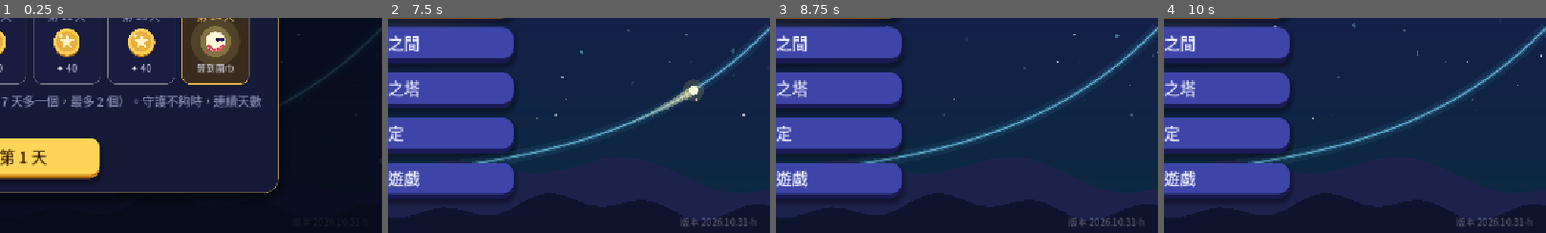
Above: before the commit, frames 1-4 (left to right).
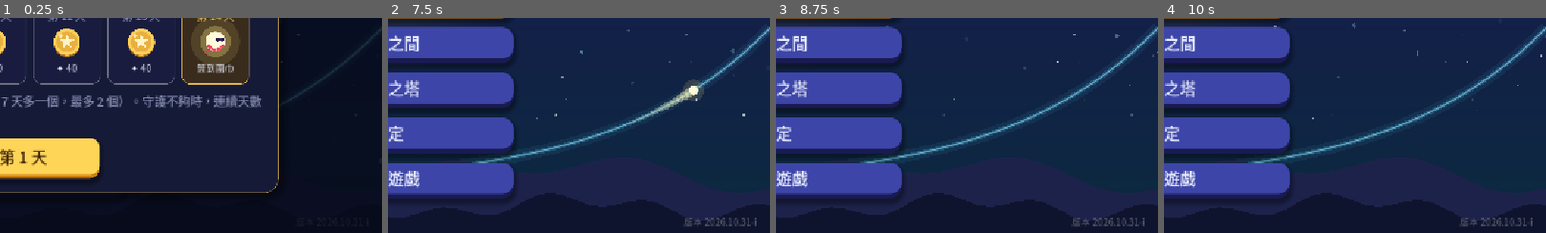
Above: after the commit, the same moments.

Repository: sam2068csie/light-spirit-journey
Game: Godot game, scene res://main_menu.tscn
Same seed, same stepped clock (60 frames per second), same inputs: the game is played once before the commit and once after it.
Inputs (mouse positions are % of the whole screen's width and height, from its top left):
- Up to frame 1 (0.25 s): no input
- Up to frame 2 (7.5 s): click "開始冒險" at 0.5 s; click "開始冒險" at 1.25 s; click "修煉之間" at 2 s; click "終焉之塔" at 2.75 s; click "設定" at 3.5 s; click "離開遊戲" at 4.25 s; click "每日任務" at 5 s; click "光靈扭蛋" at 5.75 s; click "光靈衣櫃" at 6.5 s; click "✕" at 7.25 s
- Up to frame 3 (8.75 s): tap Enter at 8 s; drag from (50, 50) to (60, 28) at 8.02 s
- Up to frame 4 (10 s): drag from (30, 55) to (45, 70) at 8.77 s; move the mouse to (60, 28) at 9.52 s; hold Right from 9.53 s (still down); tap 9 at 9.6 s
The pictures show only the part of the screen within x 50-100%, y 50-100%; the shares and areas given below are measured in that part.

The runs differ from the first frame. In frame 2, 0.4% of the frame differs, in the area x 76-97%, y 92-97%; in frame 3, 0.4%; in frame 4, 0.4%.

Commit message:
觀念卡片：根號統一寫成 √{…}（小測說明的 √3/3 等） (BUILD 2026.10.31-i)
Co-Authored-By: Claude Opus 5.5 <noreply@anthropic.com>
Claude-Session: https://claude.ai/code/session_01RombajUyooAJ6yvir5uviP

Diff:
--- a/data/concepts_trig.gd
+++ b/data/concepts_trig.gd
@@ -151,7 +151,7 @@
 				 "check": {"q": "斜率 m₁、m₂ 的兩直線夾 30°，m₁、m₂ 要滿足？",
 					"opts": ["\\frac{|m₂ − m₁|}{|1 + m₁m₂|} = \\frac{√{3}}{3}", "\\frac{|m₂ − m₁|}{|1 + m₁m₂|} = √{3}",
 						"\\frac{|m₂ − m₁|}{|1 − m₁m₂|} = \\frac{√{3}}{3}", "m₁m₂ = −1"], "a": 0,
-					"why": "tan 30° = √3/3，夾角公式的分母是 1 + m₁m₂。√3 是 60° 的 tan；m₁m₂ = −1 是垂直（90°）。", "hint": "先想 tan 30° 是多少，再看分母的符號。"}},
+					"why": "tan 30° = √{3}/3，夾角公式的分母是 1 + m₁m₂。√{3} 是 60° 的 tan；m₁m₂ = −1 是垂直（90°）。", "hint": "先想 tan 30° 是多少，再看分母的符號。"}},
 			]
 		"G6":
 			return [
@@ -174,7 +174,7 @@
 				 "check": {"q": "tan θ = 1/2，sin 2θ = ？", "opts": ["4/5", "1/2", "3/5"], "a": 0,
 					"why": "2t ÷ (1 + t²) = 1 ÷ (5/4) = 4/5。", "hint": "t = 1/2，代入 2t/(1 + t²)。"}},
 				{"kind": "order", "title": "拼出解題流程", "tag": "思考", "glyph": "→",
-				 "prompt": "90° < θ < 135°，化簡 √(1 + sin 2θ) + √(1 − sin 2θ)",
+				 "prompt": "90° < θ < 135°，化簡 √{1 + sin 2θ} + √{1 − sin 2θ}",
 				 "steps": ["1 ± sin 2θ 化成完全平方：(sin θ ± cos θ)²", "開根號變成絕對值：|sin θ + cos θ| + |sin θ − cos θ|",
 					"判斷範圍：sin θ + cos θ > 0、sin θ − cos θ > 0", "去絕對值：(sin θ + cos θ) + (sin θ − cos θ)", "= 2 sin θ"],
 				 "pre": [[], [0], [1], [2], [3]],
@@ -188,30 +188,30 @@
 		"G7":
 			return [
 				{"title": "疊合公式", "tag": "公式", "glyph": "r",
-				 "formulas": ["a sin x + b cos x = ?{r sin(x + φ)}", "r = ?{√(a² + b²)}", "cos φ = ?{\\frac{a}{r}}，sin φ = ?{\\frac{b}{r}}"],
+				 "formulas": ["a sin x + b cos x = ?{r sin(x + φ)}", "r = ?{√{a² + b²}}", "cos φ = ?{\\frac{a}{r}}，sin φ = ?{\\frac{b}{r}}"],
 				 "notes": ["點 (a, b) 到原點的距離是 r，方向角是 ?{φ}", "也可以寫成 r cos(x − θ)：cos θ = b/r、sin θ = ?{a/r}"],
-				 "check": {"q": "3 sin x + 4 cos x 的 r = ？", "opts": ["5", "7", "√7"], "a": 0,
-					"why": "√(9 + 16) = 5。", "hint": "r = √(a² + b²)，不是 a + b。"}},
+				 "check": {"q": "3 sin x + 4 cos x 的 r = ？", "opts": ["5", "7", "√{7}"], "a": 0,
+					"why": "√{9 + 16} = 5。", "hint": "r = √{a² + b²}，不是 a + b。"}},
 				{"title": "φ 在哪個象限", "tag": "陷阱", "glyph": "φ",
 				 "formulas": ["φ 的方向 = ?{點 (a, b) 的方向}", "cos φ 的正負看 ?{a}，sin φ 的正負看 ?{b}"],
 				 "notes": ["只算 tan φ = b/a 會差 ?{180°}，一定要同時看 cos φ 和 sin φ"],
-				 "trap": "−√3 sin x − cos x：tan φ 和 √3 sin x + cos x 一樣，但 φ 差了[b]180°[/b]！",
-				 "check": {"q": "(a, b) = (−1, √3)，φ 在第幾象限？", "opts": ["第二", "第一", "第四"], "a": 0,
+				 "trap": "−√{3} sin x − cos x：tan φ 和 √{3} sin x + cos x 一樣，但 φ 差了[b]180°[/b]！",
+				 "check": {"q": "(a, b) = (−1, √{3})，φ 在第幾象限？", "opts": ["第二", "第一", "第四"], "a": 0,
 					"why": "a 負、b 正：左上方。", "hint": "x 坐標負、y 坐標正。"}},
 				{"title": "最大值與最小值", "tag": "技巧", "glyph": "±",
 				 "formulas": ["最大值 = ?{r}，在 x + φ = ?{90° + 360°k}", "最小值 = ?{−r}，在 x + φ = ?{270° + 360°k}"],
 				 "notes": ["週期仍是 ?{2π}", "限制範圍：先求 x + φ 的範圍，包含 90° 才有最大值 r，不包含就看 ?{端點}"],
-				 "check": {"q": "sin x − cos x 的最大值？", "opts": ["√2", "0", "2"], "a": 0,
-					"why": "r = √(1 + 1) = √2。", "hint": "r = √(a² + b²)。"}},
+				 "check": {"q": "sin x − cos x 的最大值？", "opts": ["√{2}", "0", "2"], "a": 0,
+					"why": "r = √{1 + 1} = √{2}。", "hint": "r = √{a² + b²}。"}},
 				{"kind": "order", "title": "拼出解題流程", "tag": "思考", "glyph": "→",
 				 "prompt": "f(x) = 7 sin x + 24 cos x，求最大值與最大時的 sin x、cos x",
-				 "steps": ["a = 7、b = 24", "r = √(49 + 576) = 25", "cos φ = 7/25、sin φ = 24/25", "最大值 25，發生在 x + φ = 90°", "sin x = cos φ = 7/25，cos x = sin φ = 24/25"],
+				 "steps": ["a = 7、b = 24", "r = √{49 + 576} = 25", "cos φ = 7/25、sin φ = 24/25", "最大值 25，發生在 x + φ = 90°", "sin x = cos φ = 7/25，cos x = sin φ = 24/25"],
 				 "pre": [[], [0], [1], [2], [3]],
 				 "done": "找 a、b → 算 r → 算 cos φ、sin φ → 最大值 → 用 90° − φ 求 sin x、cos x。"},
 				{"title": "齊次型與參數型", "tag": "第二章", "glyph": "k",
 				 "formulas": ["2 sin x cos x = ?{sin 2x}，cos²x = ?{\\frac{1 + cos 2x}{2}}", "k = sin x + cos x：sin x cos x = ?{\\frac{k² − 1}{2}}"],
-				 "notes": ["齊次型：先降冪、倍角，再疊合成 sin(2x + φ)，週期變 ?{π}", "k 的範圍：−?{√2} ≤ k ≤ ?{√2}，再當二次函數配方"],
-				 "check": {"q": "k = sin x + cos x，k 的最大值？", "opts": ["√2", "2", "1"], "a": 0,
-					"why": "k = √2 sin(x + 45°)。", "hint": "疊合的 r。"}},
+				 "notes": ["齊次型：先降冪、倍角，再疊合成 sin(2x + φ)，週期變 ?{π}", "k 的範圍：−?{√{2}} ≤ k ≤ ?{√{2}}，再當二次函數配方"],
+				 "check": {"q": "k = sin x + cos x，k 的最大值？", "opts": ["√{2}", "2", "1"], "a": 0,
+					"why": "k = √{2} sin(x + 45°)。", "hint": "疊合的 r。"}},
 			]
 	return []
--- a/data/game.gd
+++ b/data/game.gd
@@ -560,7 +560,7 @@
 
 const DQ := preload("daily_quests.gd")
 ## 版本號（主畫面右下角會顯示）：每次交給你新的檔案時更新，方便確認手機上裝的是不是最新版
-const BUILD := "2026.10.31-h"
+const BUILD := "2026.10.31-i"
 
 
 ## 讀取各單元的資料；舊存檔（還沒有單元的版本）的今日修煉、終焉之塔紀錄搬到「指數與對數」
